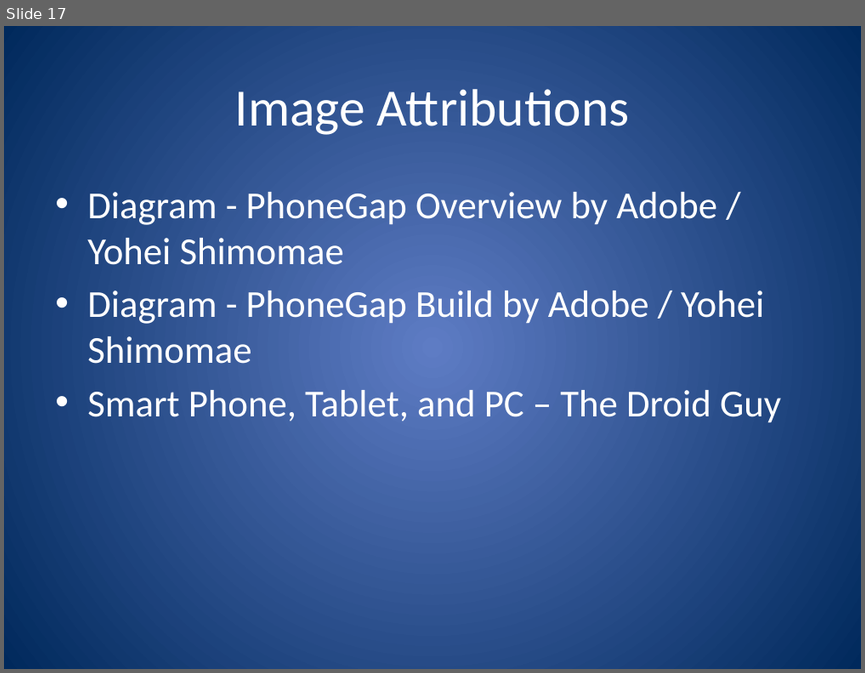
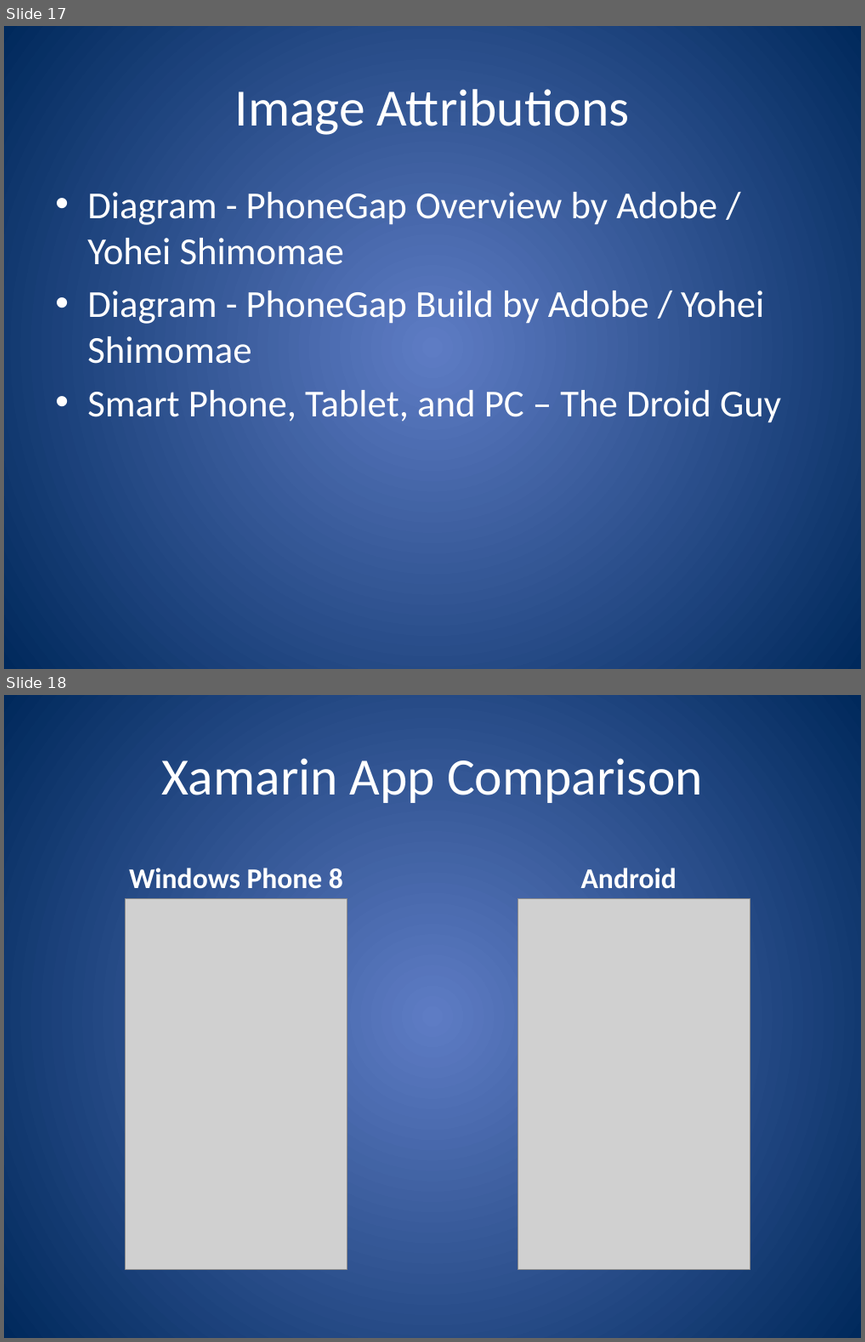
Before and after one commit to jerrelblankenship/Presentations, a slide deck: JointSpeakerTalks/PhoneGapXamarin/M3Conf2013/PhoneGap and Xamarin.pptx. Shown one above the other, each under a label of ours: slide 17 before the commit, slides 17 and 18 after it. The pictures are 865x673 and 865x1342 pixels, drawn with LibreOffice and Linux fonts; fonts in the diff are those of the drawing; grey boxes stand for pictures. Boxes give left, top, right and bottom in pixels: in the first picture for what was removed or moved away, otherwise in the second. Text is boxed around its words. In the diff, an @@ line names an element or a change of style, - is before the commit and + after.

Commit message:
Added an emergency slide showing screenshots of emulators

```diff
--- a/JointSpeakerTalks/PhoneGapXamarin/M3Conf2013/PhoneGap and Xamarin.pptx
+++ b/JointSpeakerTalks/PhoneGapXamarin/M3Conf2013/PhoneGap and Xamarin.pptx
@@ slide 18 added at [4,695,861,1338], background gradient #5E7CC5 to #00295C @@
@@ title added at [161,758,703,803], 44 pt, text #FFFFFF @@
+Xamarin App Comparison
@@ text added at [129,868,343,889], 24 pt, text #FFFFFF, bold @@
+Windows Phone 8
@@ text added at [581,868,676,889], 24 pt, text #FFFFFF, bold @@
+Android
@@ picture added at [125,899,347,1269] @@
@@ picture added at [518,899,749,1269] @@
```
